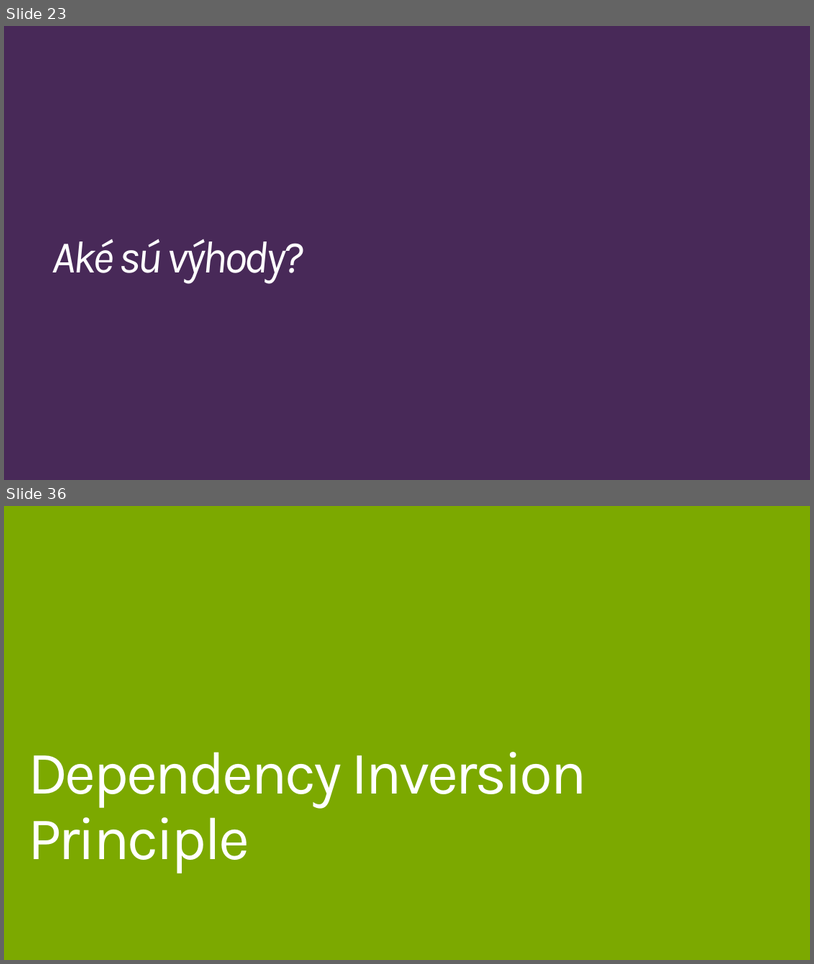
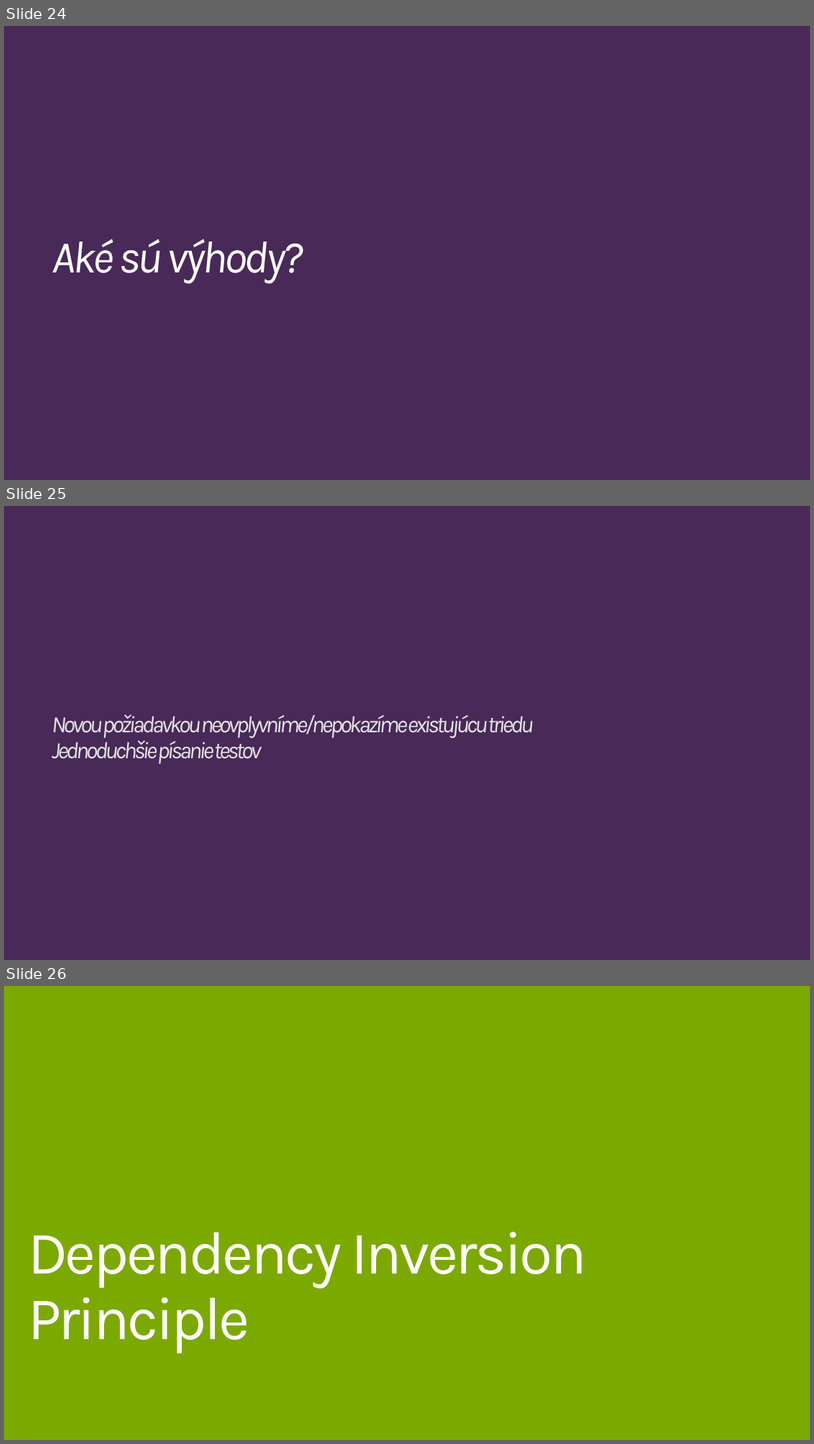
Before and after one commit to Burgyn/SOLID-Principles, a slide deck: SOLIDPrinciples4Kros.pptx. Shown one above the other, each under a label of ours: slides 23 and 36 before the commit, slides 24, 25 and 26 after it; the slides between them are not shown. The pictures are 814x964 and 814x1444 pixels, drawn with LibreOffice and Linux fonts; fonts in the diff are those of the drawing. Boxes give left, top, right and bottom in pixels: in the first picture for what was removed or moved away, otherwise in the second. Text is boxed around its words. In the diff, an @@ line names an element or a change of style, - is before the commit and + after.

```diff
--- a/SOLIDPrinciples4Kros.pptx
+++ b/SOLIDPrinciples4Kros.pptx
@@ slide 25 added at [4,506,810,960], background #482958 @@
@@ title added at [52,714,534,764], 28 pt, text gradient #969696 to #E3E3E3 to #FFFFFF, italic @@
+Novou požiadavkou neovplyvníme/nepokazíme existujúcu triedu
+Jednoduchšie písanie testov
@@ what was slide 23 is now slide 24 @@
@@ what was slide 36 is now slide 26 @@
```
Also in this commit, not shown: 3 slides changed, 3 other slides added, 14 slides removed, 1 other file.
